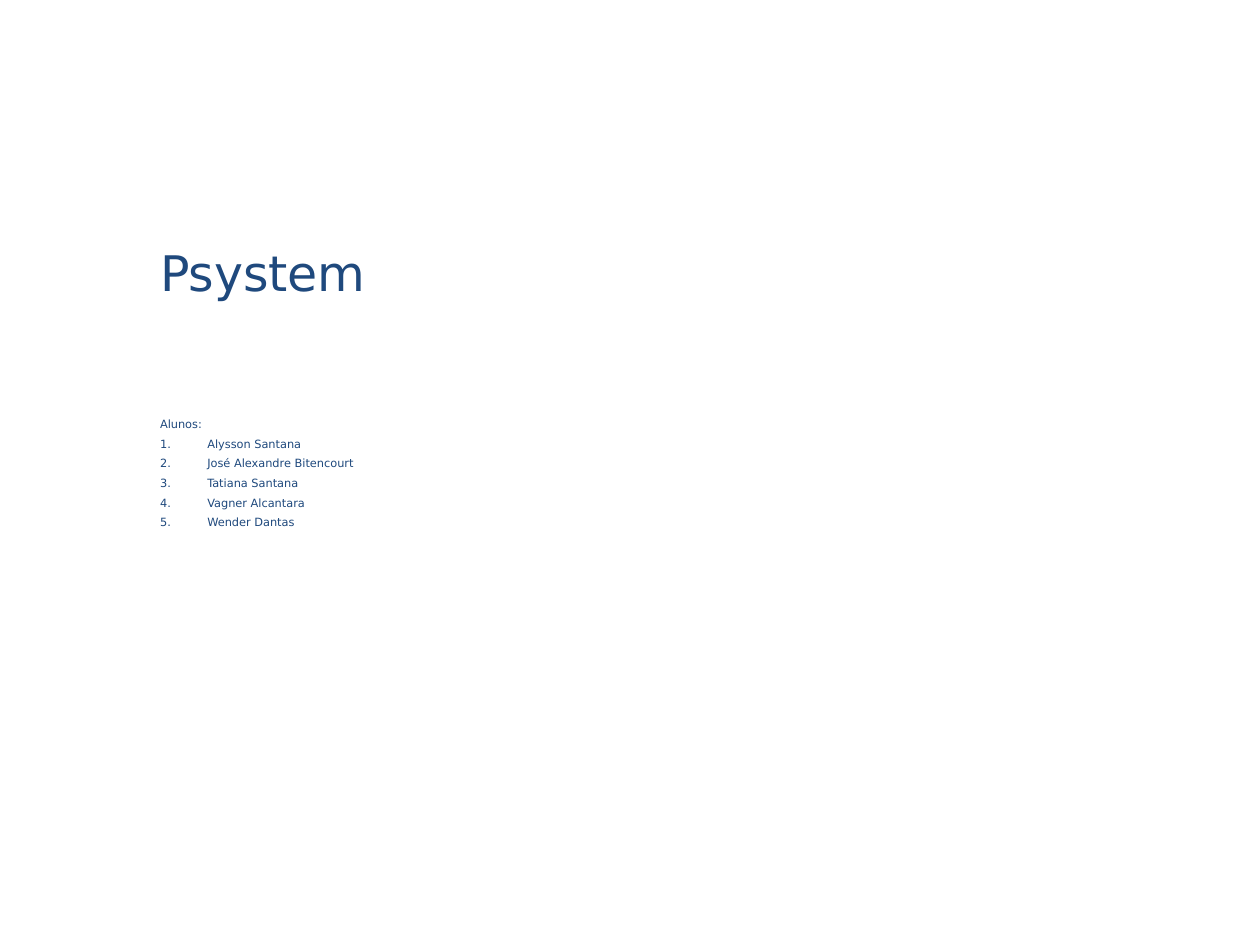
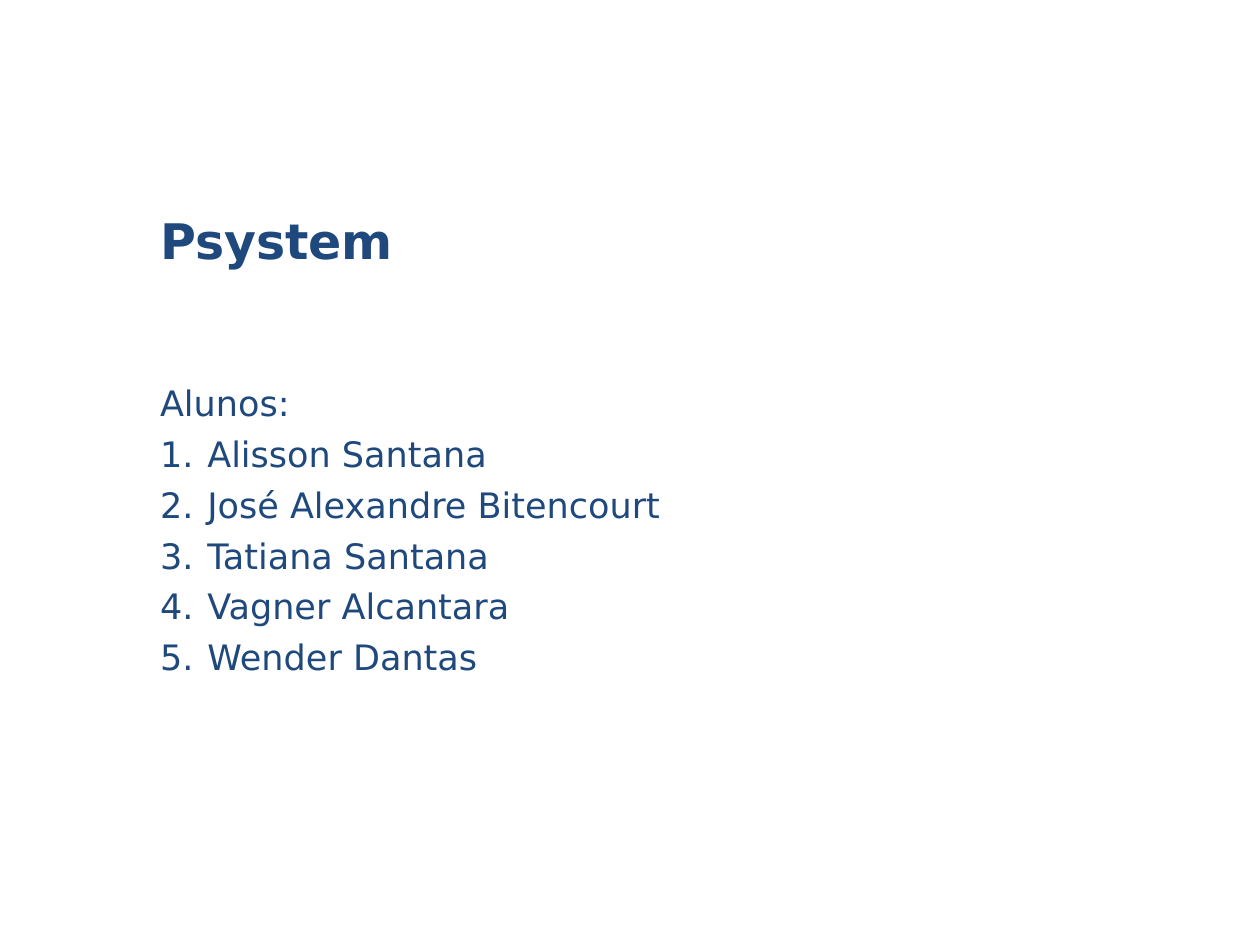
Before and after one commit to VagnerAlcantara/TCC, a slide deck: slide 2 of AnteProjeto/Apresentacao do Anteprojeto.ppt. Drawn at 1260x945 pixels with LibreOffice and Linux fonts; fonts in the diff are those of the drawing; background and template pictures are left out. Boxes give left, top, right and bottom in pixels: in the first picture for what was removed or moved away, otherwise in the second. Text is boxed around its words. In the diff, an @@ line names an element or a change of style, - is before the commit and + after.

```diff
--- a/AnteProjeto/Apresentacao do Anteprojeto.ppt
+++ b/AnteProjeto/Apresentacao do Anteprojeto.ppt
@@ text "Psystem": place and size @@
-text "Psystem" at <box>160,255,366,302</box>
+text "Psystem" at <box>160,223,393,270</box>
@@ text "Psystem" at <box>160,223,393,270</box>: bold on @@
@@ text "Alunos:": place and size @@
-text "Alunos:" at <box>160,419,354,526</box>
+text "Alunos:" at <box>160,389,660,671</box>
@@ text at <box>160,389,660,671</box>: size 6.5 to 20 pt in "Alunos:", "José Alexandre Bitencourt", "Tatiana Santana", "Vagner Alcantara" and 1 more places; line spacing 0.8 to 1 @@
@@ text at <box>207,440,487,468</box>: text changed; size 6.5 to 20 pt @@
-1. Alysson Santana
+1. Alisson Santana
```
Also in this commit, not shown: 5 other slides changed, 1 slide added, 1 slide removed.
